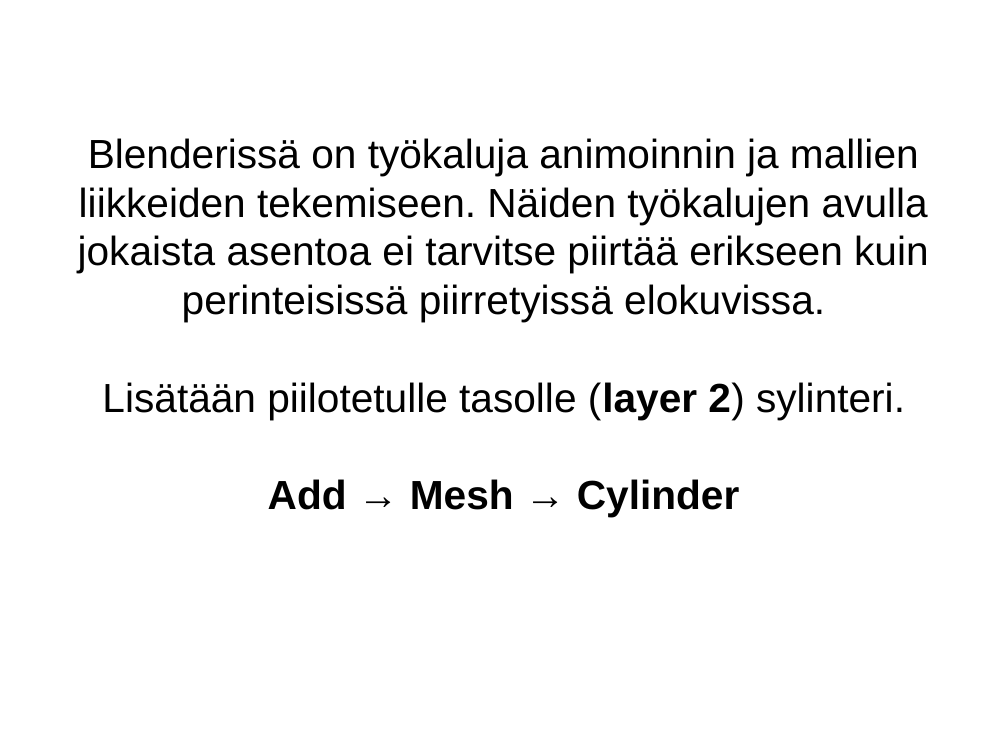
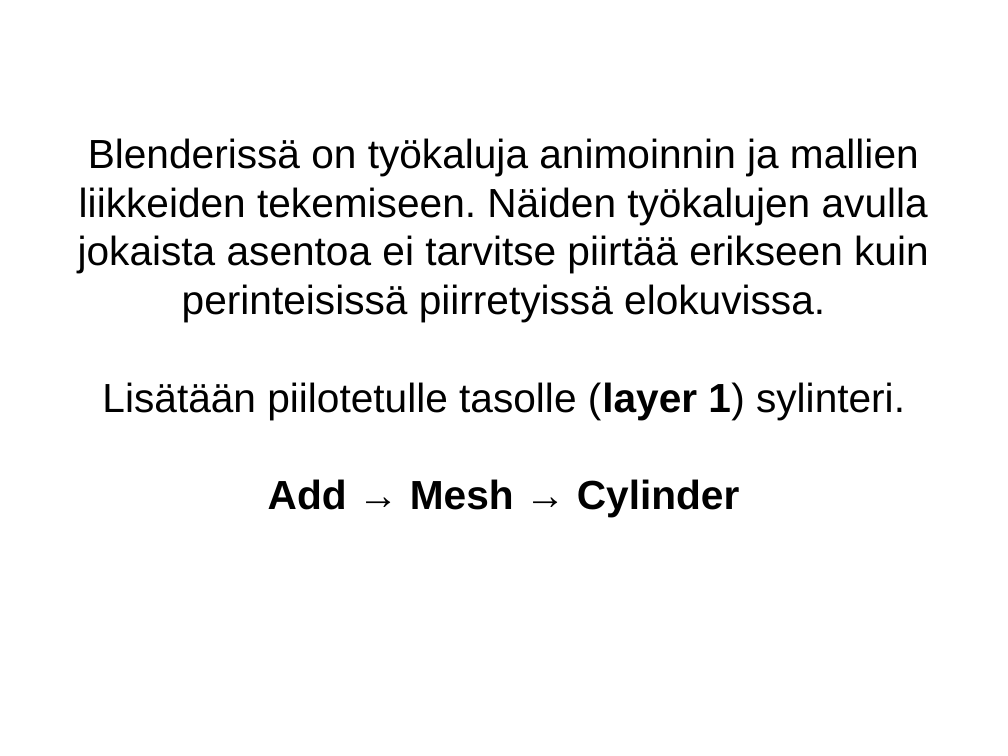
Before and after one commit to Blastra/Blenderkurssi2015, a slide deck: slide 2 of Kalvot/Kappaleen liikkeiden tuottaminen luurakenteella.odp. Drawn at 1008x756 pixels with LibreOffice and Linux fonts; fonts in the diff are those of the drawing. Boxes give left, top, right and bottom in pixels: in the first picture for what was removed or moved away, otherwise in the second. Text is boxed around its words. In the diff, an @@ line names an element or a change of style, - is before the commit and + after.

```diff
--- a/Kalvot/Kappaleen liikkeiden tuottaminen luurakenteella.odp
+++ b/Kalvot/Kappaleen liikkeiden tuottaminen luurakenteella.odp
@@ subtitle at bbox=[102, 382, 905, 419]: text changed @@
-Lisätään piilotetulle tasolle (layer 2) sylinteri.
+Lisätään piilotetulle tasolle (layer 1) sylinteri.
```
Also in this commit, not shown: 2 other slides changed, 1 other file.
